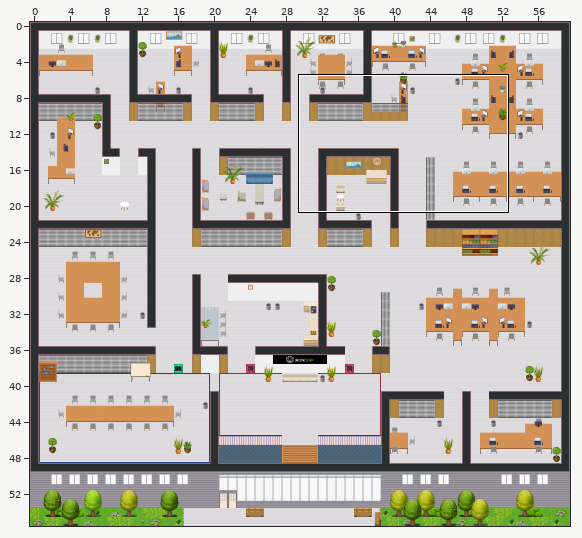
Two versions of a level (Tiled map (JSON), barakaldo.tmj). The first picture is a wide view before the edit; the outline marks the close-up.
Close-up. Before the commit:
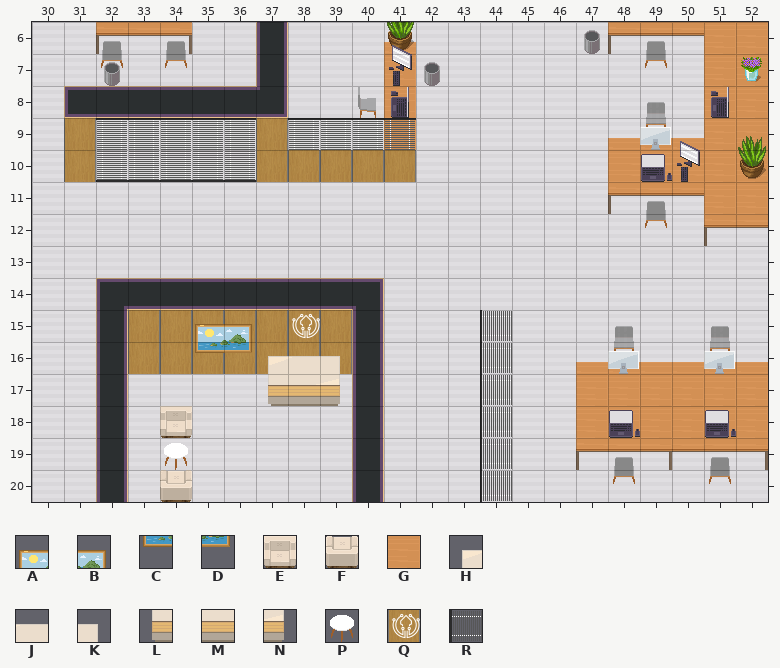
Cells are 32x32 px. Shown: x 30..52, y 6..20.
Key: from "WA_Decoration": A 6, B 7, C 18, D 19; from "WA_Seats": E 46, F 47; from "WA_Tables": G 11, H 95, J 96, K 97, L 105, M 106, N 107, P 130; from "logo_white": Q 0; from "persianas": R 0 turned 270.
_ is an empty cell.
Layers that did not change in this view are not listed.
Layer "walls/decoration" before, first column x 30:
 6 _______________________
 7 _______________________
 8 _______________________
 9 _______________________
10 _______________________
11 _______________________
12 _______________________
13 _______________________
14 _______________________
15 _____AB_Q_____R________
16 _____CD_______R________
17 ______________R________
18 ______________R________
19 ______________R________
20 ______________R________
Layer "furniture/tables" before, first column x 30:
 6 _____________________GG
 7 ___________G_________GG
 8 ___________G_________GG
 9 _____________________GG
10 _____________________GG
11 _____________________GG
12 _______________________
13 _______________________
14 _______________________
15 _______________________
16 _______HJK_____________
17 _______LMN_______GGGGGG
18 ____E____________GGGGGG
19 ____P__________________
20 ____F__________________
Now the later version:
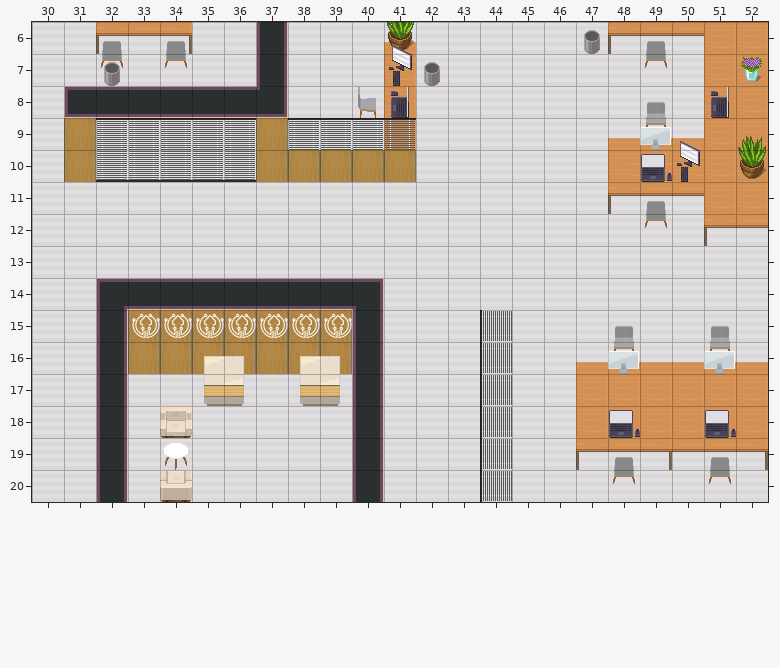
See-through tiles are keyed as they look on the map.
Change:
Layer "walls/decoration":
y 15: x 33..37 __AB_ -> QQQQQ; x 39 _ -> Q
y 16: x 35..36 CD -> __
Layer "furniture/tables":
y 16: x 35..38 __HJ -> HK_H
y 17: x 35..38 __LM -> LN_L
Changed places in both close-ups, as pixel boxes (x1, y1, x2, y2):
changed: (132, 313, 352, 406)
